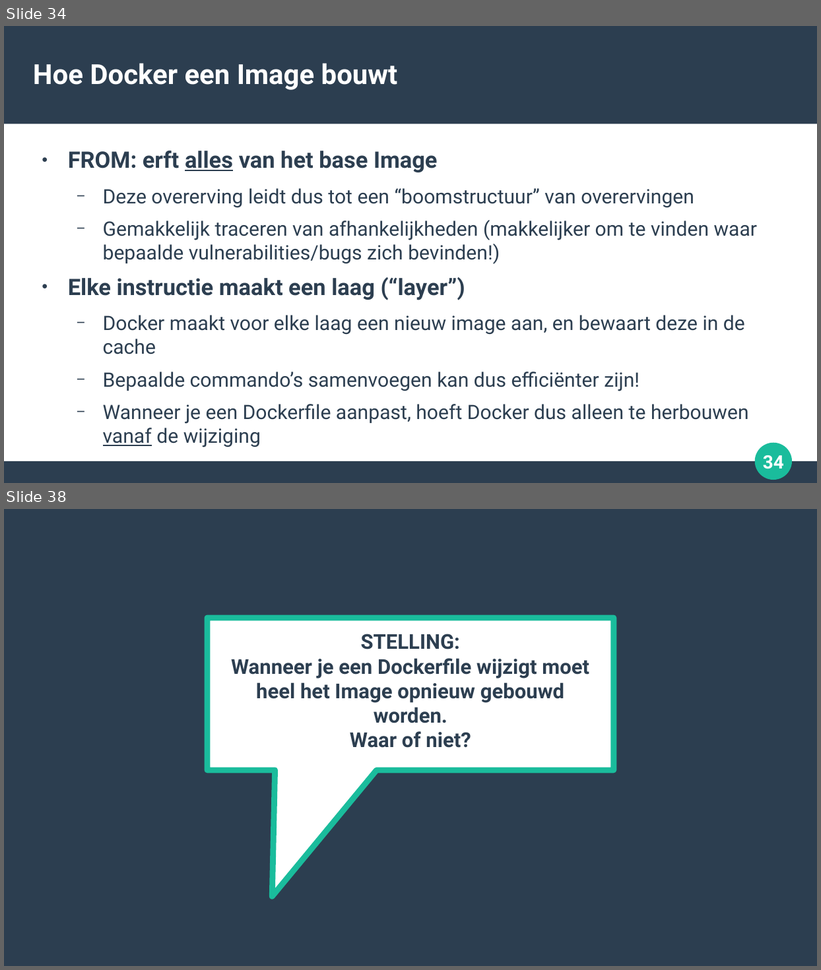
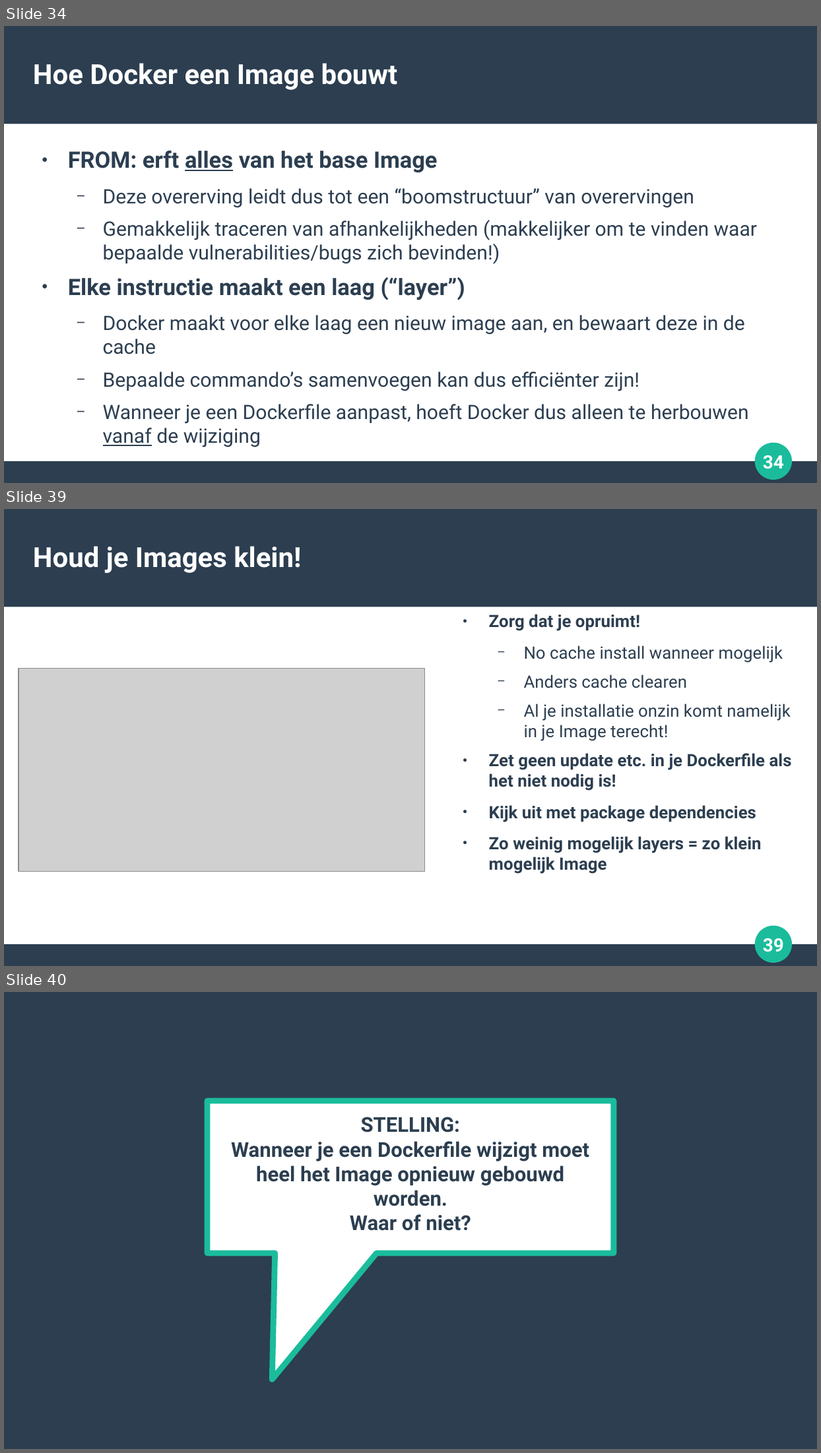
Before and after one commit to michaelvangastel/docker_basics, a slide deck: docker_basics.odp. Shown one above the other, each under a label of ours: slides 34 and 38 before the commit, slides 34, 39 and 40 after it; the slides between them are not shown. The pictures are 821x970 and 821x1453 pixels, drawn with LibreOffice and Linux fonts; fonts in the diff are those of the drawing; grey boxes stand for pictures. Boxes give left, top, right and bottom in pixels: in the first picture for what was removed or moved away, otherwise in the second. Text is boxed around its words. In the diff, an @@ line names an element or a change of style, - is before the commit and + after.

```diff
--- a/docker_basics.odp
+++ b/docker_basics.odp
@@ slide 39 added at (4, 509, 817, 966), background #FFFFFF; not listed: 4 template elements that a slide beside it also shows @@
@@ title added at (33, 546, 301, 573), 27 pt, text #FFFFFF, bold @@
+Houd je Images klein!
@@ text added at (489, 614, 792, 874), 16.6 pt, text #2C3E50, bold @@
+● Zorg dat je opruimt!
+  − No cache install wanneer mogelijk
+  − Anders cache clearen
+  − Al je installatie onzin komt namelijk in je Image terecht!
+● Zet geen update etc. in je Dockerfile als het niet nodig is!
+● Kijk uit met package dependencies
+● Zo weinig mogelijk layers = zo klein mogelijk Image
@@ picture added at (19, 668, 425, 872) @@
@@ what was slide 38 is now slide 40 @@
```
Also in this commit, not shown: 5 slides changed, 1 other slide added.
